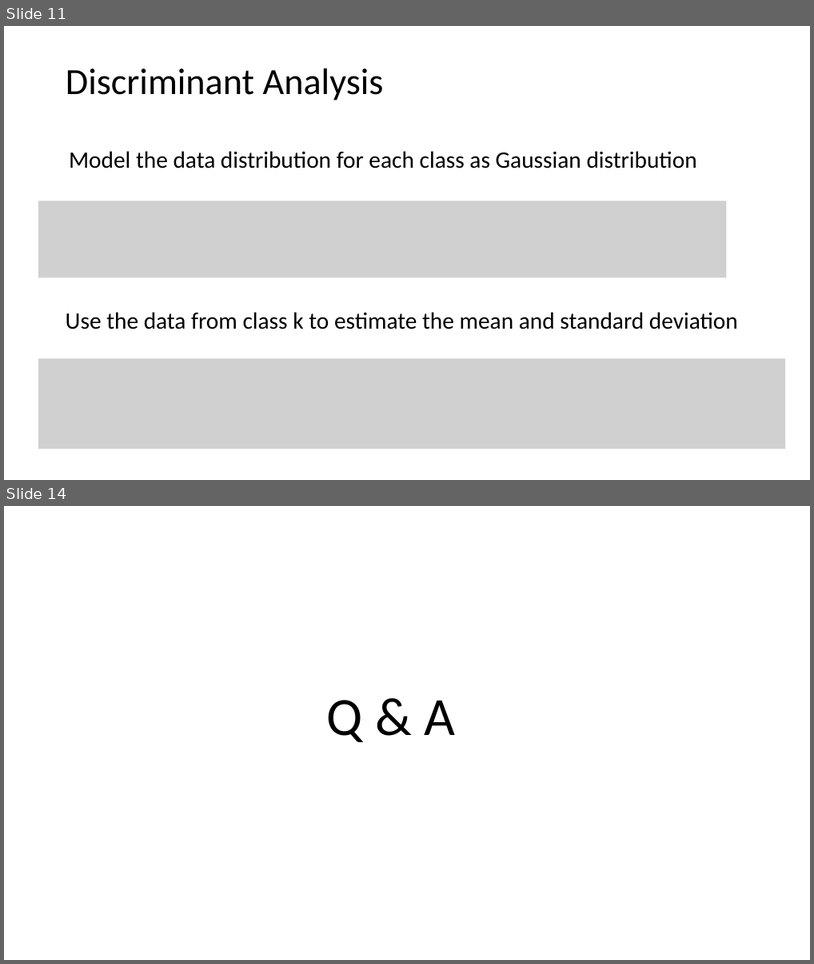
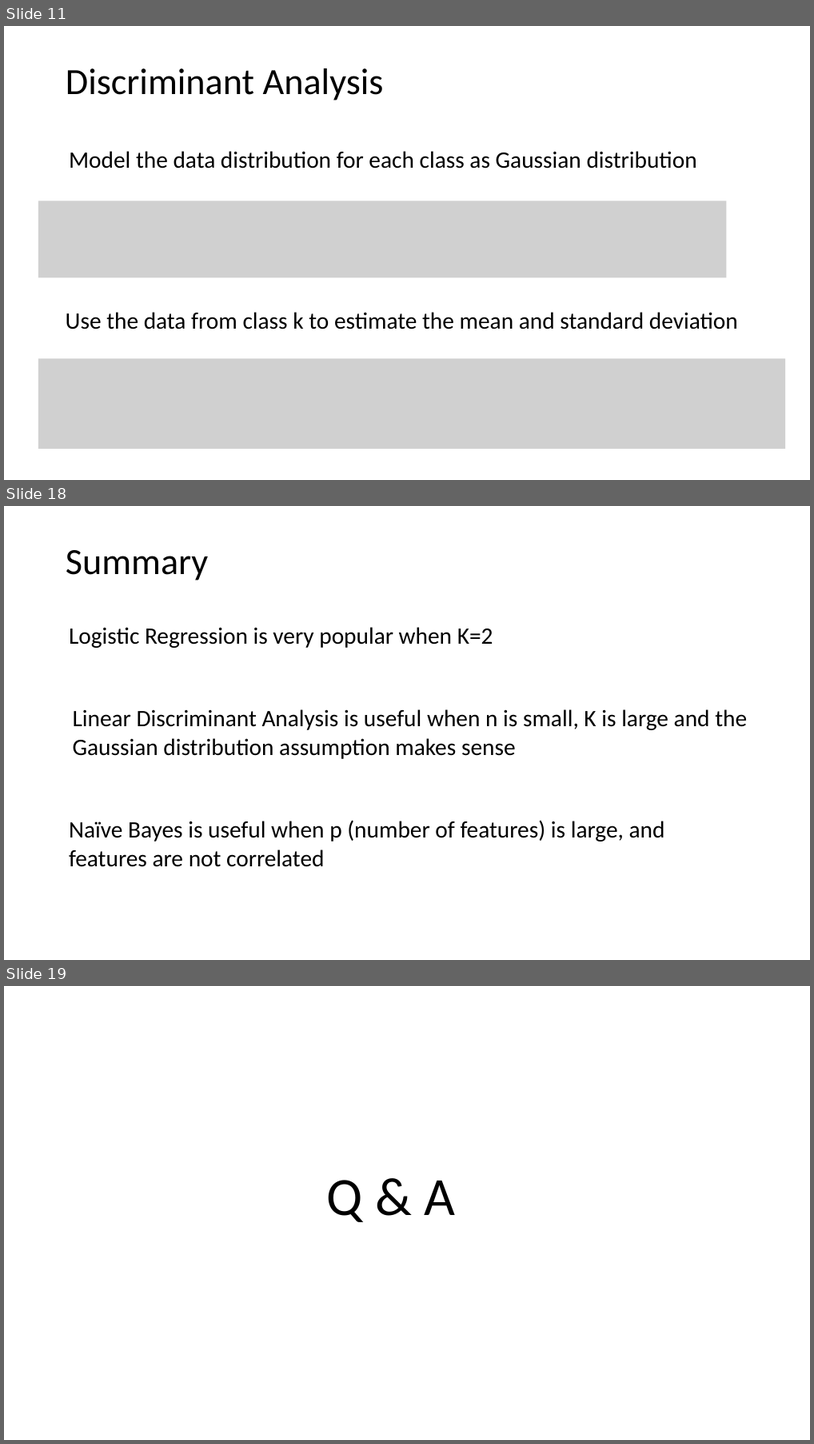
Before and after one commit to tianzheng4/tianzheng4.github.io, a slide deck: _umkc-teaching/slides/Lecture 5.pptx. Shown one above the other, each under a label of ours: slides 11 and 14 before the commit, slides 11, 18 and 19 after it; the slides between them are not shown. The pictures are 814x964 and 814x1444 pixels, drawn with LibreOffice and Linux fonts; fonts in the diff are those of the drawing; grey boxes stand for pictures. Boxes give left, top, right and bottom in pixels: in the first picture for what was removed or moved away, otherwise in the second. Text is boxed around its words. In the diff, an @@ line names an element or a change of style, - is before the commit and + after.

```diff
--- a/_umkc-teaching/slides/Lecture 5.pptx
+++ b/_umkc-teaching/slides/Lecture 5.pptx
@@ slide 18 added at (4, 506, 810, 960), background #FFFFFF @@
@@ title added at (66, 550, 208, 580), 44 pt, text #000000 @@
+Summary
@@ text added at (69, 627, 494, 648), 28 pt, text #000000 @@
+Logistic Regression is very popular when K=2
@@ text added at (73, 709, 747, 759), 28 pt, text #000000 @@
+Linear Discriminant Analysis is useful when n is small, K is large and the Gaussian distribution assumption makes sense
@@ text added at (69, 820, 666, 867), 28 pt, text #000000 @@
+Naïve Bayes is useful when p (number of features) is large, and features are not correlated
@@ what was slide 14 is now slide 19 @@
```
Also in this commit, not shown: 3 slides changed, 4 other slides added.
